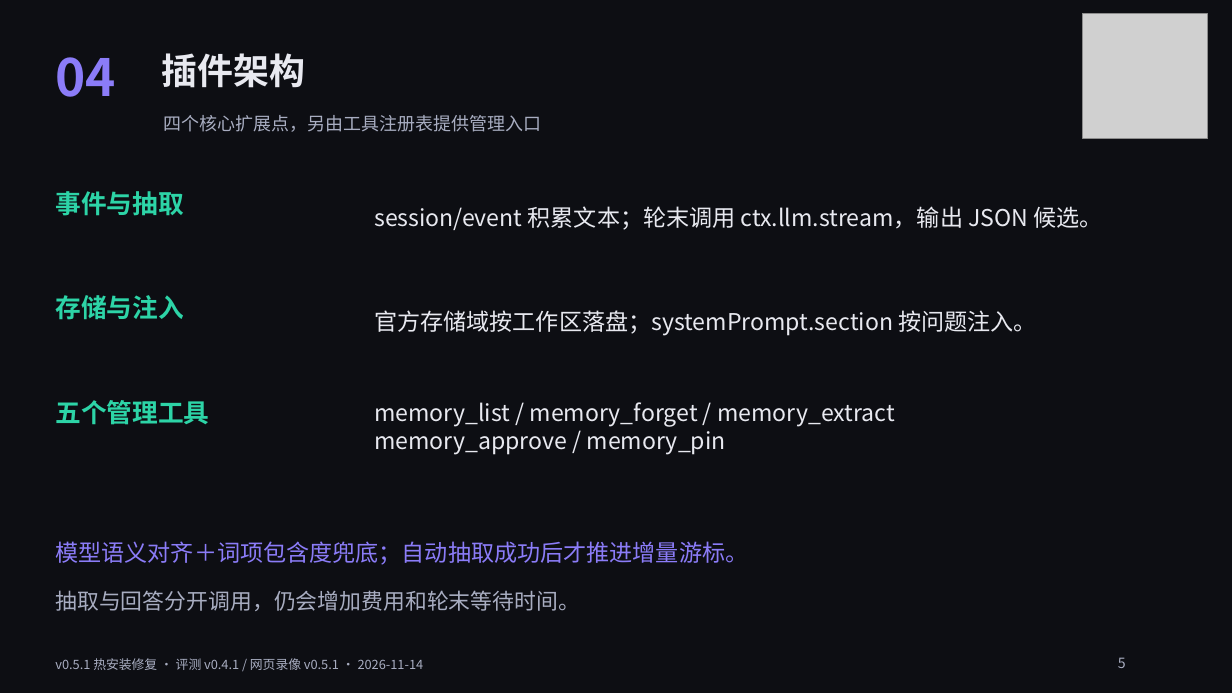
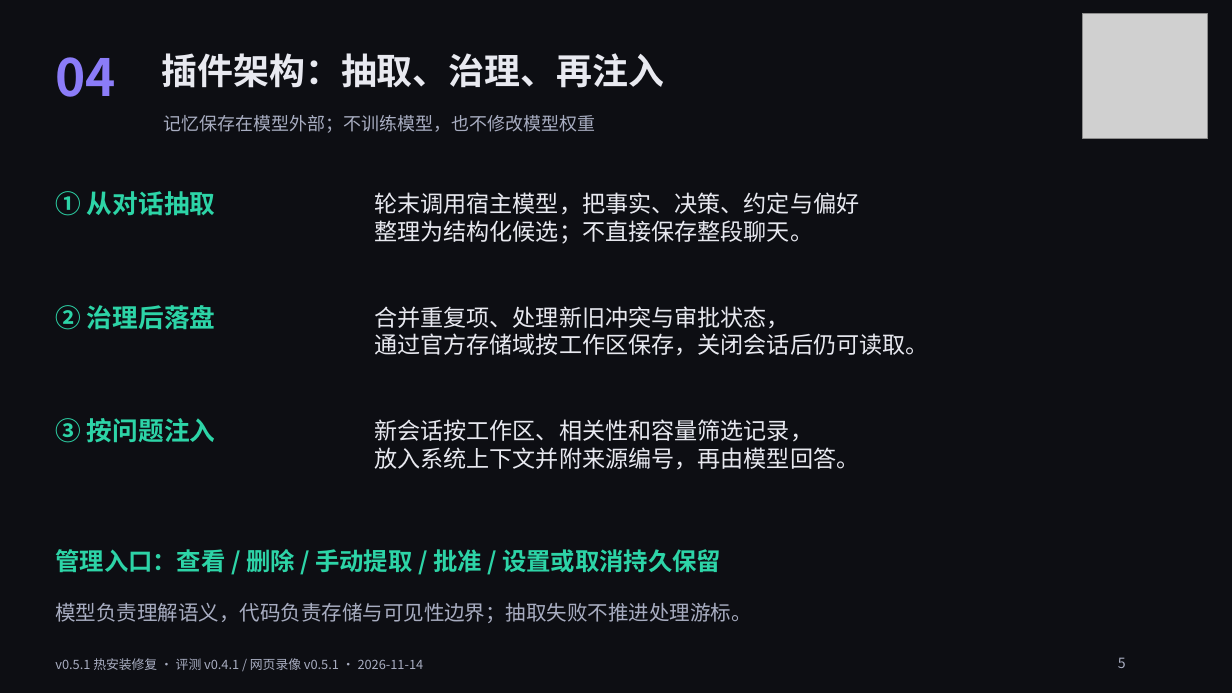
Before and after one commit to ChenYueqi2024/dsh-memory, a slide deck: slide 5 of downloads/dsh-memory-defense.pptx. Drawn at 1232x693 pixels with LibreOffice and Linux fonts; fonts in the diff are those of the drawing; grey boxes stand for pictures. Boxes give left, top, right and bottom in pixels: in the first picture for what was removed or moved away, otherwise in the second. Text is boxed around its words. In the diff, an @@ line names an element or a change of style, - is before the commit and + after.

```diff
--- a/downloads/dsh-memory-defense.pptx
+++ b/downloads/dsh-memory-defense.pptx
@@ text at (x1=162, y1=53, x2=664, y2=88): text changed @@
-插件架构
+插件架构：抽取、治理、再注入
@@ text at (x1=164, y1=115, x2=596, y2=133): text changed @@
-四个核心扩展点，另由工具注册表提供管理入口
+记忆保存在模型外部；不训练模型，也不修改模型权重
@@ text at (x1=55, y1=191, x2=216, y2=216): text changed @@
-事件与抽取
+① 从对话抽取
@@ text at (x1=374, y1=192, x2=859, y2=244): text changed @@
-session/event 积累文本；轮末调用 ctx.llm.stream，输出 JSON 候选。
+轮末调用宿主模型，把事实、决策、约定与偏好
+整理为结构化候选；不直接保存整段聊天。
@@ text at (x1=55, y1=305, x2=216, y2=330): text changed @@
-存储与注入
+② 治理后落盘
@@ text at (x1=374, y1=306, x2=928, y2=356): text changed @@
-官方存储域按工作区落盘；systemPrompt.section 按问题注入。
+合并重复项、处理新旧冲突与审批状态，
+通过官方存储域按工作区保存，关闭会话后仍可读取。
@@ text at (x1=55, y1=418, x2=216, y2=443): text changed @@
-五个管理工具
+③ 按问题注入
@@ text at (x1=374, y1=419, x2=859, y2=470): text changed @@
-memory_list / memory_forget / memory_extract
-memory_approve / memory_pin
+新会话按工作区、相关性和容量筛选记录，
+放入系统上下文并附来源编号，再由模型回答。
@@ text at (x1=55, y1=549, x2=721, y2=573): text changed; size 18 to 19 pt; text colour #8B7CF8 to #2DD4A7; bold on @@
-模型语义对齐＋词项包含度兜底；自动抽取成功后才推进增量游标。
+管理入口：查看 / 删除 / 手动提取 / 批准 / 设置或取消持久保留
@@ text at (x1=55, y1=603, x2=751, y2=623): text changed; size 17 to 16 pt @@
-抽取与回答分开调用，仍会增加费用和轮末等待时间。
+模型负责理解语义，代码负责存储与可见性边界；抽取失败不推进处理游标。
```
Also in this commit, not shown: 7 other slides changed, 1 slide added, 1 slide removed, 4 other files.
